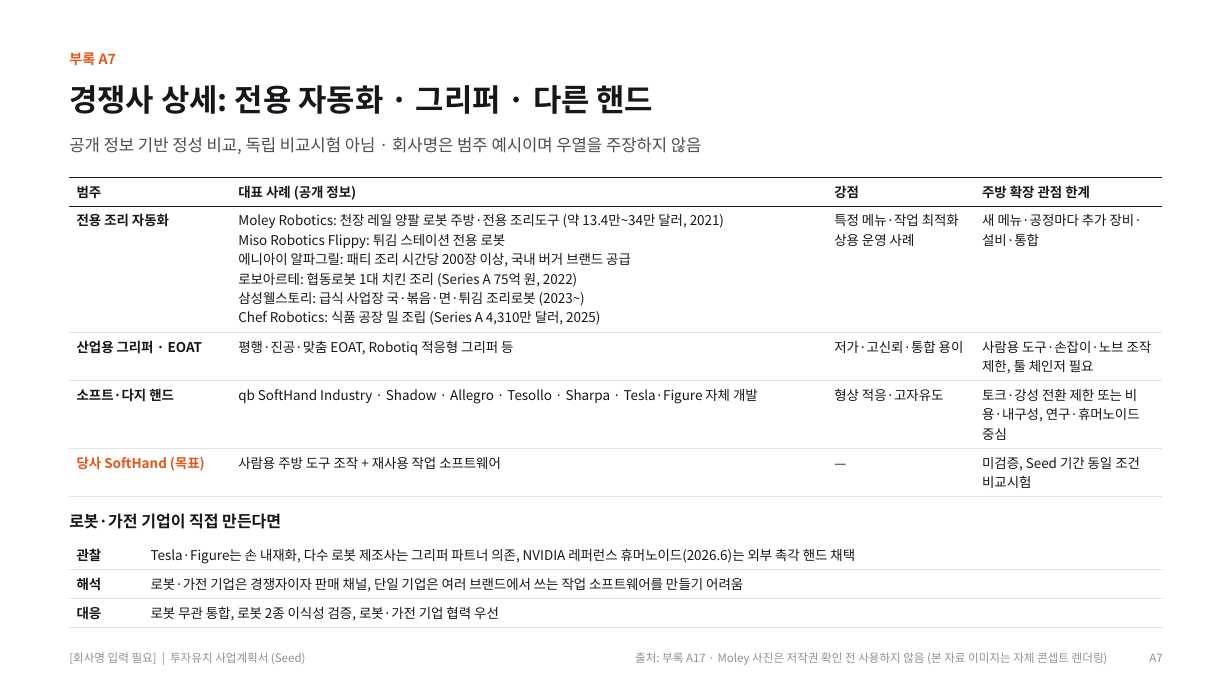
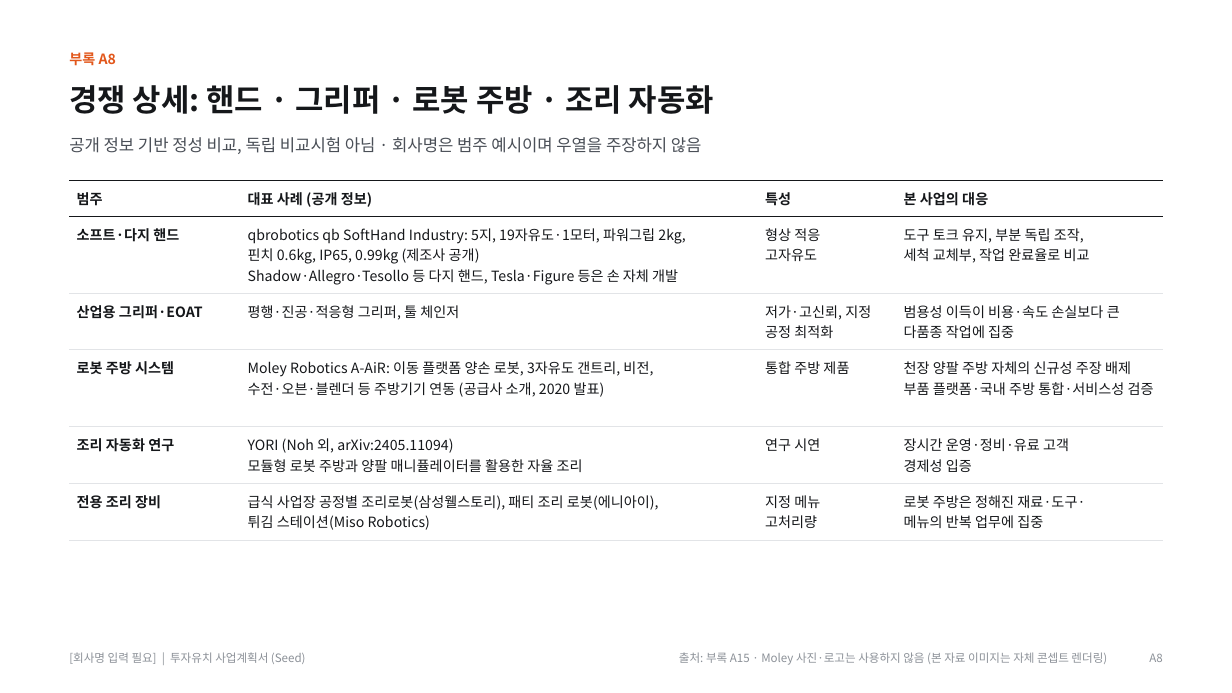
Before and after one commit to kimdonghyun2789-hash/D, a slide deck: slide 26 of SoftHand_Founding_Seed_IR_Deck_Final.pptx (slide 22 before the commit). Drawn at 1232x693 pixels with LibreOffice and Linux fonts; fonts in the diff are those of the drawing. Boxes give left, top, right and bottom in pixels: in the first picture for what was removed or moved away, otherwise in the second. Text is boxed around its words. In the diff, an @@ line names an element or a change of style, - is before the commit and + after.

```diff
--- a/SoftHand_Founding_Seed_IR_Deck_Final.pptx
+++ b/SoftHand_Founding_Seed_IR_Deck_Final.pptx
@@ text at (69, 52, 116, 66): text changed @@
-부록 A7
+부록 A8
@@ text at (69, 85, 714, 114): text changed @@
-경쟁사 상세: 전용 자동화 · 그리퍼 · 다른 핸드
+경쟁 상세: 핸드 · 그리퍼 · 로봇 주방 · 조리 자동화
@@ table removed at (69, 177, 1163, 497), 5 rows, 4 columns @@
-범주 | 대표 사례 (공개 정보) | 강점 | 주방 확장 관점 한계
-전용 조리 자동화 | Moley Robotics: 천장 레일 양팔 로봇 주방·전용 조리도구 (약 13.4만~34만 달러, 2021) / Miso Robotics Flippy: 튀김 스테이션 전용 로봇 / 에니아이 알파그릴: 패티 조리 시간당 200장 이상, 국내 버거 브랜드 공급 / 로보아르테: 협동로봇 1대 치킨 조리 (Series A 75억 원, 2022) / 삼성웰스토리: 급식 사업장 국·볶음·면·튀김 조리로봇 (2023~) / Chef Robotics: 식품 공장 밀 조립 (Series A 4,310만 달러, 2025) | 특정 메뉴·작업 최적화 / 상용 운영 사례 | 새 메뉴·공정마다 추가 장비·설비·통합
-산업용 그리퍼 · EOAT | 평행·진공·맞춤 EOAT, Robotiq 적응형 그리퍼 등 | 저가·고신뢰·통합 용이 | 사람용 도구·손잡이·노브 조작 제한, 툴 체인저 필요
-소프트·다지 핸드 | qb SoftHand Industry · Shadow · Allegro · Tesollo · Sharpa · Tesla·Figure 자체 개발 | 형상 적응·고자유도 | 토크·강성 전환 제한 또는 비용·내구성, 연구·휴머노이드 중심
-당사 SoftHand (목표) | 사람용 주방 도구 조작 + 재사용 작업 소프트웨어 | — | 미검증, Seed 기간 동일 조건 비교시험
@@ table added at (69, 180, 1163, 541), 6 rows, 4 columns @@
+범주 | 대표 사례 (공개 정보) | 특성 | 본 사업의 대응
+소프트·다지 핸드 | qbrobotics qb SoftHand Industry: 5지, 19자유도·1모터, 파워그립 2kg, / 핀치 0.6kg, IP65, 0.99kg (제조사 공개) / Shadow·Allegro·Tesollo 등 다지 핸드, Tesla·Figure 등은 손 자체 개발 | 형상 적응 / 고자유도 | 도구 토크 유지, 부분 독립 조작, / 세척 교체부, 작업 완료율로 비교
+산업용 그리퍼·EOAT | 평행·진공·적응형 그리퍼, 툴 체인저 | 저가·고신뢰, 지정 공정 최적화 | 범용성 이득이 비용·속도 손실보다 큰 다품종 작업에 집중
+로봇 주방 시스템 | Moley Robotics A-AiR: 이동 플랫폼 양손 로봇, 3자유도 갠트리, 비전, / 수전·오븐·블렌더 등 주방기기 연동 (공급사 소개, 2020 발표) | 통합 주방 제품 | 천장 양팔 주방 자체의 신규성 주장 배제 / 부품 플랫폼·국내 주방 통합·서비스성 검증
+조리 자동화 연구 | YORI (Noh 외, arXiv:2405.11094) / 모듈형 로봇 주방과 양팔 매니퓰레이터를 활용한 자율 조리 | 연구 시연 | 장시간 운영·정비·유료 고객 / 경제성 입증
+전용 조리 장비 | 급식 사업장 공정별 조리로봇(삼성웰스토리), 패티 조리 로봇(에니아이), / 튀김 스테이션(Miso Robotics) | 지정 메뉴 / 고처리량 | 로봇 주방은 정해진 재료·도구· / 메뉴의 반복 업무에 집중
@@ text removed at (69, 513, 281, 529) @@
-로봇·가전 기업이 직접 만든다면
@@ table removed at (69, 542, 1163, 628), 3 rows, 2 columns @@
-관찰 | Tesla·Figure는 손 내재화, 다수 로봇 제조사는 그리퍼 파트너 의존, NVIDIA 레퍼런스 휴머노이드(2026.6)는 외부 촉각 핸드 채택
-해석 | 로봇·가전 기업은 경쟁자이자 판매 채널, 단일 기업은 여러 브랜드에서 쓰는 작업 소프트웨어를 만들기 어려움
-대응 | 로봇 무관 통합, 로봇 2종 이식성 검증, 로봇·가전 기업 협력 우선
@@ text at (679, 652, 1107, 665): text changed @@
-출처: 부록 A17 · Moley 사진은 저작권 확인 전 사용하지 않음 (본 자료 이미지는 자체 콘셉트 렌더링)
+출처: 부록 A15 · Moley 사진·로고는 사용하지 않음 (본 자료 이미지는 자체 콘셉트 렌더링)
@@ text at (1149, 653, 1162, 662): text changed @@
-A7
+A8
```
Also in this commit, not shown: 17 other slides changed, 15 slides added, 14 slides removed, 17 other files.
